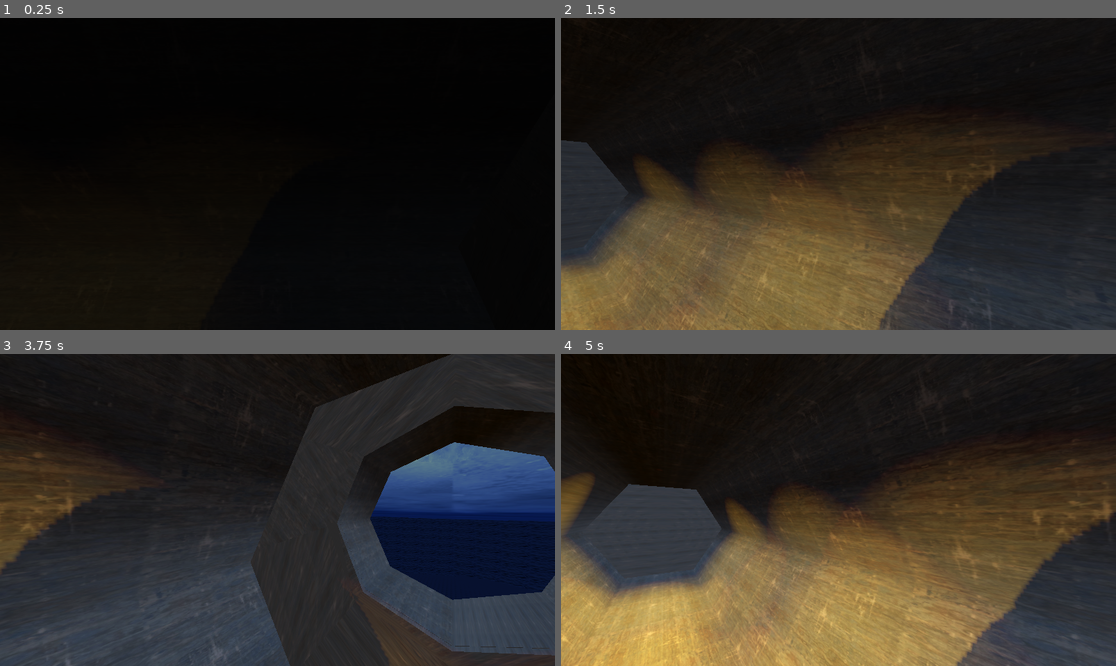
Above: before the commit, frames 1-4 (two rows, left to right).
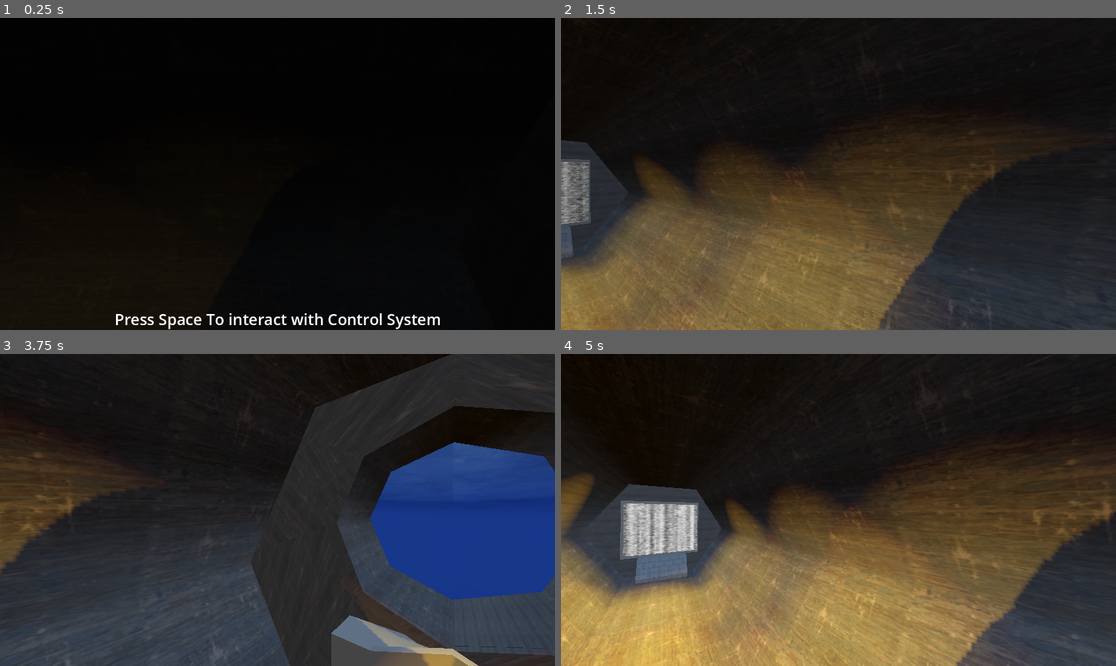
Above: after the commit, the same moments.

Repository: TheAmericanEmu/SubArtic
Game: Godot game, scene res://Data/Scences/sub.tscn
The game is run twice, just before and just after one commit, with the same random seed, the same clock (stepped at 60 frames per second) and the same inputs.
Inputs (mouse positions are in pixels of both pictures, inside the frame that each line leads up to):
- Up to frame 1 (0.25 s): no input
- Up to frame 2 (1.5 s): tap Space (use) at 0.5 s; move the mouse to (866, 174) at 0.52 s; hold Space (use) 0.53-1.28 s; hold Q (up) from 0.53 s (still down); move the mouse to (810, 174) at 1.27 s; tap W (foward) at 1.35 s
- Up to frame 3 (3.75 s): keep holding Q (up); tap Space (use) at 1.55, 3.05, 3.5 s; move the mouse to (288, 503) at 2.02 s; hold Space (use) 2.03-2.78 s; tap F (power_down) at 2.1 s; move the mouse to (271, 516) at 2.77 s; tap R (power_up) at 2.85 s; move the mouse to (316, 513) at 3.52 s; hold Space (use) from 3.53 s (still down)
- Up to frame 4 (5 s): keep holding Q (up); tap Escape (escape) at 4.15 s; move the mouse to (794, 506) at 4.27 s; release Space (use) at 4.28 s; tap Space (use) at 4.35 s

The runs differ from the first frame. In frame 1, 1.0% of the frame differs, in the area x 20-80%, y 94-100%; in frame 2, 1.3%; in frame 3, 12%, in the area x 59-100%, y 28-100%; in frame 4, 3.1%.

Commit message:
Add HUD scene and integrate UI/audio assets
Add a new HUD CanvasLayer scene and hud.gd (autoloaded) to centralize interaction text and black screen handling. Add random_sound_effects.gd and wire an AudioStreamPlayer3D into sub.tscn. Import two texture assets and create Atlas/SpriteFrames and a StandardMaterial for use in the scene. Update sub.tscn with environment/fog tweaks, animated sprite setup, new nodes for the Fake_SuB/DART parts, and reposition Real_Sub/Map node transforms. Script changes: fake_su_b.gd adds a helm reference and basic input rotation; helm_interact_point.gd and photo_spot.gd set HUD interaction text on enter/exit; task_manger.gd now references Hud.black_screen for the opening fade, tracks an opening-scene flag, and allows Esc to skip the sequence. Misc: add hud.gd.uid and random_sound_effects.gd.uid, and register the HUD autoload in project.godot.

Diff:
--- /dev/null
+++ b/Data/Scences/Hud.tscn
@@ -0,0 +1,43 @@
+[gd_scene format=3 uid="uid://si2pvqhx3lpd"]
+
+[ext_resource type="Script" uid="uid://qrhlo188qled" path="res://src/hud.gd" id="1_evixl"]
+
+[sub_resource type="StyleBoxFlat" id="StyleBoxFlat_im7rv"]
+bg_color = Color(0, 0, 0, 1)
+
+[sub_resource type="LabelSettings" id="LabelSettings_v08oc"]
+font_size = 32
+
+[node name="CanvasLayer" type="CanvasLayer" unique_id=624475563]
+script = ExtResource("1_evixl")
+
+[node name="Hud" type="Control" parent="." unique_id=198013420]
+layout_mode = 3
+anchors_preset = 15
+anchor_right = 1.0
+anchor_bottom = 1.0
+grow_horizontal = 2
+grow_vertical = 2
+
+[node name="BlackScreen" type="Panel" parent="Hud" unique_id=1958584996]
+layout_mode = 1
+anchors_preset = 15
+anchor_right = 1.0
+anchor_bottom = 1.0
+grow_horizontal = 2
+grow_vertical = 2
+theme_override_styles/panel = SubResource("StyleBoxFlat_im7rv")
+
+[node name="Interaction_Label" type="Label" parent="Hud" unique_id=546072566]
+layout_mode = 1
+anchors_preset = 7
+anchor_left = 0.5
+anchor_top = 1.0
+anchor_right = 0.5
+anchor_bottom = 1.0
+offset_left = -20.0
+offset_top = -23.0
+offset_right = 20.0
+grow_horizontal = 2
+grow_vertical = 0
+label_settings = SubResource("LabelSettings_v08oc")
--- a/Data/Scences/sub.tscn
+++ b/Data/Scences/sub.tscn
@@ -10,7 +10,10 @@
 [ext_resource type="Script" uid="uid://oar3d7retwq5" path="res://src/helm_interact_point.gd" id="5_rcmm0"]
 [ext_resource type="Script" uid="uid://dwk56ghholdp3" path="res://src/radio_speaker.gd" id="6_im7rv"]
 [ext_resource type="AudioStream" uid="uid://c5u6sshicpv1p" path="res://Data/sounds/SoundEffects/descent.wav" id="7_v08oc"]
+[ext_resource type="Script" uid="uid://bbpldt7w7s2hc" path="res://src/random_sound_effects.gd" id="8_lppb2"]
+[ext_resource type="Texture2D" uid="uid://4q1r2nhakhtv" path="res://Data/textures/MetalPlates002_1K-JPG_Color.jpg" id="8_t0hcq"]
 [ext_resource type="Script" uid="uid://byu58ips5gnwv" path="res://src/task_manger.gd" id="9_c3sht"]
+[ext_resource type="Texture2D" uid="uid://btx2nf22lm1gx" path="res://Data/textures/d3jmbjq-9d52e89c-e6eb-40ab-9517-8754ba9a3bcc-ezgif.com-gif-to-sprite-converter.png" id="9_lppb2"]
 
 [sub_resource type="ProceduralSkyMaterial" id="ProceduralSkyMaterial_715lt"]
 sky_horizon_color = Color(0.66224277, 0.6717428, 0.6867428, 1)
@@ -24,6 +27,11 @@
 sky = SubResource("Sky_7hphq")
 tonemap_mode = 2
 glow_enabled = true
+fog_light_color = Color(0.028351555, 0.49991438, 0.55002755, 1)
+fog_light_energy = 0.85
+fog_sun_scatter = 1.6
+fog_density = 0.574
+fog_height_density = 16.0
 
 [sub_resource type="PlaneMesh" id="PlaneMesh_yum48"]
 
@@ -55,6 +63,53 @@
 [sub_resource type="BoxShape3D" id="BoxShape3D_wm6fd"]
 size = Vector3(0.35864258, 1, 1)
 
+[sub_resource type="StandardMaterial3D" id="StandardMaterial3D_v26c0"]
+albedo_texture = ExtResource("8_t0hcq")
+uv1_scale = Vector3(3, 3, 3)
+
+[sub_resource type="AtlasTexture" id="AtlasTexture_v8ttn"]
+atlas = ExtResource("9_lppb2")
+region = Rect2(0, 0, 533, 300)
+
+[sub_resource type="AtlasTexture" id="AtlasTexture_ne8mk"]
+atlas = ExtResource("9_lppb2")
+region = Rect2(533, 0, 533, 300)
+
+[sub_resource type="AtlasTexture" id="AtlasTexture_82rfx"]
+atlas = ExtResource("9_lppb2")
+region = Rect2(1066, 0, 533, 300)
+
+[sub_resource type="AtlasTexture" id="AtlasTexture_xuk5s"]
+atlas = ExtResource("9_lppb2")
+region = Rect2(1599, 0, 533, 300)
+
+[sub_resource type="AtlasTexture" id="AtlasTexture_g8gd5"]
+atlas = ExtResource("9_lppb2")
+region = Rect2(2132, 0, 533, 300)
+
+[sub_resource type="SpriteFrames" id="SpriteFrames_d7cnb"]
+animations = [{
+"frames": [{
+"duration": 1.0,
+"texture": SubResource("AtlasTexture_v8ttn")
+}, {
+"duration": 1.0,
+"texture": SubResource("AtlasTexture_ne8mk")
+}, {
+"duration": 1.0,
+"texture": SubResource("AtlasTexture_82rfx")
+}, {
+"duration": 1.0,
+"texture": SubResource("AtlasTexture_xuk5s")
+}, {
+"duration": 1.0,
+"texture": SubResource("AtlasTexture_g8gd5")
+}],
+"loop": true,
+"name": &"default",
+"speed": 24.0
+}]
+
 [sub_resource type="CapsuleMesh" id="CapsuleMesh_rjpdc"]
 
 [sub_resource type="CapsuleShape3D" id="CapsuleShape3D_ylndv"]
@@ -68,6 +123,8 @@
 [sub_resource type="Environment" id="Environment_6mkbk"]
 background_mode = 1
 background_color = Color(0.24123287, 0.46388268, 1, 1)
+fog_enabled = true
+fog_light_color = Color(0.24123287, 0.46388268, 1, 1)
 
 [sub_resource type="CameraAttributesPractical" id="CameraAttributesPractical_1pqt4"]
 
@@ -76,9 +133,6 @@
 
 [sub_resource type="BoxShape3D" id="BoxShape3D_rcmm0"]
 size = Vector3(10.509766, 4.275635, 4.571289)
-
-[sub_resource type="StyleBoxFlat" id="StyleBoxFlat_im7rv"]
-bg_color = Color(0, 0, 0, 1)
 
 [node name="Sub" type="Node3D" unique_id=443815960]
 
@@ -238,6 +292,67 @@
 transform = Transform3D(0.2399182, 0, 0, 0, 0.2569266, 0, 0, 0, 0.2569266, 0.49378967, 0.5262801, 0)
 stream = ExtResource("7_v08oc")
 volume_db = -17.313
+
+[node name="RandomSoundEffects" type="AudioStreamPlayer3D" parent="PlayerSpace/Fake_SuB" unique_id=1539366900]
+transform = Transform3D(0.2399182, 0, 0, 0, 0.2569266, 0, 0, 0, 0.2569266, 0.030761719, 0.5262801, 0)
+stream = ExtResource("7_v08oc")
+volume_db = -17.313
+script = ExtResource("8_lppb2")
+
+[node name="Node3D" type="Node3D" parent="PlayerSpace/Fake_SuB" unique_id=2025585577]
+transform = Transform3D(0.99999917, 0, 0, 0, 1, 0, 0, 0, 1, -1.0200043, -0.17968425, 0)
+
+[node name="CSGBox3D" type="CSGBox3D" parent="PlayerSpace/Fake_SuB/Node3D" unique_id=279612457]
+transform = Transform3D(0.9999994, 0, 0, 0, 1, 0, 0, 0, 1, -0.027236938, 0.0075448602, 0)
+size = Vector3(0.33822924, 0.41882324, 0.3095703)
+
+[node name="CSGBox3D3" type="CSGBox3D" parent="PlayerSpace/Fake_SuB/Node3D/CSGBox3D" unique_id=1089668753]
+transform = Transform3D(0.030031886, 0.999549, 0, -0.9995479, 0.030033251, 0, 0, 0, 1, 0.12724304, 0.22143133, 0)
+operation = 2
+size = Vector3(0.2258468, 0.37420654, 0.54785156)
+
+[node name="CSGBox3D2" type="CSGBox3D" parent="PlayerSpace/Fake_SuB/Node3D/CSGBox3D/CSGBox3D3" unique_id=1842683769]
+transform = Transform3D(0.05367896, -0.9985807, 0, 0.998571, 0.053674184, 0, 0, 0, 1.0000309, 0.1092844, -0.26280212, 0)
+size = Vector3(0.4376376, 0.25231934, 0.54785156)
+
+[node name="Helm" type="CSGCylinder3D" parent="PlayerSpace/Fake_SuB/Node3D" unique_id=593325604]
+transform = Transform3D(-1.0010176e-07, 0.99999917, 0, -1.0000002, 6.1256074e-08, 0, 0, 0, 1, 0.15296936, 0.041175604, 0)
+radius = 0.12402344
+height = 0.012512207
+
+[node name="DART" type="Node3D" parent="PlayerSpace/Fake_SuB" unique_id=2002542877]
+transform = Transform3D(0.99999917, 0, 0, 0, 1, 0, 0, 0, 1, 1.5945435, -0.17968425, 0)
+
+[node name="CSGBox3D" type="CSGBox3D" parent="PlayerSpace/Fake_SuB/DART" unique_id=276620509]
+transform = Transform3D(0.9999994, 0, 0, 0, 1, 0, 0, 0, 1, -0.027236938, 0.0075448602, 0)
+size = Vector3(0.33822924, 0.41882324, 0.3095703)
+material = SubResource("StandardMaterial3D_v26c0")
+
+[node name="CSGBox3D3" type="CSGBox3D" parent="PlayerSpace/Fake_SuB/DART/CSGBox3D" unique_id=693191231]
+transform = Transform3D(0.030031886, 0.999549, 0, -0.9995479, 0.030033251, 0, 0, 0, 1, 0.12724304, 0.22143133, 0)
+operation = 2
+size = Vector3(0.2258468, 0.37420654, 0.54785156)
+material = SubResource("StandardMaterial3D_v26c0")
+
+[node name="CSGBox3D2" type="CSGBox3D" parent="PlayerSpace/Fake_SuB/DART/CSGBox3D/CSGBox3D3" unique_id=1971962224]
+transform = Transform3D(0.05367896, -0.9986019, 0, 0.998571, 0.05367521, 0, 0, 0, 1.0000598, 0.12068081, -0.23091125, 0)
+size = Vector3(0.27687266, 0.27165222, 0.54785156)
+material = SubResource("StandardMaterial3D_v26c0")
+
+[node name="CSGBox3D3" type="CSGBox3D" parent="PlayerSpace/Fake_SuB/DART/CSGBox3D/CSGBox3D3" unique_id=1511624553]
+transform = Transform3D(-0.7526465, -0.6584682, 0, 0.6584514, -0.75267273, 0, 0, 0, 1.0000668, 0.19210196, -0.36317444, 0)
+size = Vector3(0.41187382, 0.3448105, 0.54785156)
+material = SubResource("StandardMaterial3D_v26c0")
+
+[node name="MeshInstance3D" type="AnimatedSprite3D" parent="PlayerSpace/Fake_SuB/DART" unique_id=1612817826]
+transform = Transform3D(4.24455e-16, 7.0341564e-09, -0.27735686, 0.079782836, -7.034164e-09, 0, -3.4874181e-09, -0.16092281, -1.2123654e-08, 0.007675171, 0.19361292, 0)
+sprite_frames = SubResource("SpriteFrames_d7cnb")
+autoplay = "default"
+frame_progress = 0.6567566
+
+[node name="CSGBox3D" type="CSGBox3D" parent="PlayerSpace/Fake_SuB/DART/MeshInstance3D" unique_id=212959384]
+transform = Transform3D(1, 7.1054274e-15, 2.3547516e-19, 1.7763568e-15, 1.0000001, 0, -3.7057691e-22, -1.7763568e-15, 1, 0.009872541, 0.026214618, -0.053222656)
+size = Vector3(5.834015, 3.152893, 0.10449219)
 
 [node name="CharacterBody3D" type="CharacterBody3D" parent="PlayerSpace" unique_id=1902696497 node_paths=PackedStringArray("cam", "real_sub")]
 transform = Transform3D(-1, 0, 4.5695582e-08, 0, 1, 0, -4.569558e-08, 0, -1.0000001, -2.423153, 0, 0)
@@ -259,7 +374,7 @@
 current = true
 
 [node name="Real_Sub" type="CharacterBody3D" parent="." unique_id=1852088454]
-transform = Transform3D(-4.371139e-08, 0, 1, 0, 1, 0, -1, 0, -4.371139e-08, 0, 28.367144, 0)
+transform = Transform3D(-4.371139e-08, 0, 1, 0, 1, 0, -1, 0, -4.371139e-08, 0, -9.191519, 0)
 script = ExtResource("2_ylndv")
 
 [node name="MeshInstance3D" type="MeshInstance3D" parent="Real_Sub" unique_id=1565459029]
@@ -335,28 +450,10 @@
 shape = SubResource("BoxShape3D_rcmm0")
 
 [node name="Node3D" parent="." unique_id=69286103 groups=["Map"] instance=ExtResource("5_1pqt4")]
+transform = Transform3D(1, 0, 0, 0, 1, 0, 0, 0, 1, 0, -29.327824, 0)
 
 [node name="TaskManger" type="Node3D" parent="." unique_id=1818109146]
 script = ExtResource("9_c3sht")
-
-[node name="CanvasLayer" type="CanvasLayer" parent="." unique_id=1679686785]
-
-[node name="Hud" type="Control" parent="CanvasLayer" unique_id=1874492669]
-layout_mode = 3
-anchors_preset = 15
-anchor_right = 1.0
-anchor_bottom = 1.0
-grow_horizontal = 2
-grow_vertical = 2
-
-[node name="BlackScreen" type="Panel" parent="CanvasLayer/Hud" unique_id=600710348]
-layout_mode = 1
-anchors_preset = 15
-anchor_right = 1.0
-anchor_bottom = 1.0
-grow_horizontal = 2
-grow_vertical = 2
-theme_override_styles/panel = SubResource("StyleBoxFlat_im7rv")
 
 [connection signal="discovered_new_poi" from="PlayerSpace/Fake_SuB" to="TaskManger" method="_discovered_new_poi"]
 [connection signal="body_entered" from="PlayerSpace/Fake_SuB/Cam" to="PlayerSpace/Fake_SuB/Cam" method="_on_body_entered"]
--- a/project.godot
+++ b/project.godot
@@ -14,6 +14,10 @@
 run/main_scene="uid://c5pv700ic2oxv"
 config/features=PackedStringArray("4.6", "Forward Plus")
 config/icon="res://icon.svg"
+
+[autoload]
+
+Hud="*uid://si2pvqhx3lpd"
 
 [global_group]
 
--- a/src/fake_su_b.gd
+++ b/src/fake_su_b.gd
@@ -4,11 +4,17 @@
 @onready var real_sub: RealSub = $"../../Real_Sub"
 @onready var sub_comp: sub_hud = $Hud/Control
 @onready var character_body_3d: player = $"../CharacterBody3D"
+@onready var helm: CSGCylinder3D = $Node3D/Helm
 
 var is_main_window_open :=false
 
 signal discovered_new_poi(id:int)
 
+func _input(event: InputEvent) -> void:
+	if event.is_action("left"):
+		helm.rotation_degrees.x-=-1
+	if event.is_action("right"):
+		helm.rotation_degrees.x+=-1
 # Called when the node enters the scene tree for the first time.
 func _ready() -> void:
 	pass
@@ -28,8 +34,11 @@
 	sub_comp.speed=real_sub.power_settings
 	sub_comp.power_left=real_sub.power_left
 # Called every frame. 'delta' is the elapsed time since the previous frame.
+
+
 func _process(delta: float) -> void:
 	_update_computer()
+
 
 
 func _on_area_3d_request_take_pic() -> void:
--- a/src/helm_interact_point.gd
+++ b/src/helm_interact_point.gd
@@ -11,6 +11,7 @@
 func _input(event: InputEvent) -> void:
 	if event.is_action_pressed("use") and is_player_in:
 		enter_helm.emit()
+		Hud.set_ineratcion_text("")
 
 # Called every frame. 'delta' is the elapsed time since the previous frame.
 func _process(delta: float) -> void:
@@ -20,8 +21,9 @@
 func _on_body_entered(body: Node3D) -> void:
 	if body is player:
 		is_player_in=true
-
+		Hud.set_ineratcion_text("Press Space To interact with Control System")
 
 func _on_body_exited(body: Node3D) -> void:
 	if body is player:
 		is_player_in=false
+		Hud.set_ineratcion_text("")
--- /dev/null
+++ b/src/hud.gd
@@ -0,0 +1,16 @@
+class_name HUD extends CanvasLayer
+
+@onready var interaction_label: Label = $Hud/Interaction_Label
+@onready var black_screen: Panel = $Hud/BlackScreen
+
+func set_ineratcion_text(text:String):
+	interaction_label.text=text
+
+# Called when the node enters the scene tree for the first time.
+func _ready() -> void:
+	pass # Replace with function body.
+
+
+# Called every frame. 'delta' is the elapsed time since the previous frame.
+func _process(delta: float) -> void:
+	pass
--- a/src/photo_spot.gd
+++ b/src/photo_spot.gd
@@ -20,8 +20,9 @@
 func _on_body_entered(body: Node3D) -> void:
 	if body is player:
 		is_player_in=true
-
+		Hud.set_ineratcion_text("Press Space To interact with DART System")
 
 func _on_body_exited(body: Node3D) -> void:
 	if body is player:
 		is_player_in=false
+		Hud.set_ineratcion_text("")
--- /dev/null
+++ b/src/random_sound_effects.gd
@@ -0,0 +1,16 @@
+extends AudioStreamPlayer3D
+
+@onready var fake_su_b: fake_sub = $".."
+
+# Called when the node enters the scene tree for the first time.
+func _ready() -> void:
+	pass
+func play_ship_random_sound():
+	print("Play Sound")
+
+# Called every frame. 'delta' is the elapsed time since the previous frame.
+func _process(delta: float) -> void:
+	if int(fake_su_b.real_sub.depth)%100==0:
+		play_ship_random_sound()
+	elif randi_range(0,100000000)==1:
+		play_ship_random_sound()
--- a/src/task_manger.gd
+++ b/src/task_manger.gd
@@ -12,21 +12,27 @@
 
 var side_poi_recored:=0
 var total_side_poi:=0
-
+var is_opening_scence:=false
 # Called when the node enters the scene tree for the first time.
 
 func _end_seq():
 	lift_noise.stop()
 	fake_su_b._toogle_main_window()
 	real_sub.allow_movement=true
+	is_opening_scence=false
 
 func _start_seq():
+	is_opening_scence=true
 	var unfade_black :=  get_tree().create_tween()
 	lift_noise.play()
-	unfade_black.tween_property(black_screen,"modulate",Color(0,0,0,0),2)
+	unfade_black.tween_property(Hud.black_screen,"modulate",Color(0,0,0,0),2)
 	radio_speaker_obj.play_audio_seq([load("res://Data/sounds/voicelines/open_line_1.wav"),load("res://Data/sounds/voicelines/opening_line_2.wav"),load("res://Data/sounds/voicelines/Opening_line_3.wav"),load("res://Data/sounds/voicelines/opening_line 4.wav")],self._end_seq)
 
-
+func _input(event: InputEvent) -> void:
+	if event.is_action_pressed("escape") and is_opening_scence:
+		_end_seq()
+		if radio_speaker_obj.playing:
+			radio_speaker_obj.stop()
 
 func _ready() -> void:
 	randomize()
Binary file added: Data/textures/MetalPlates002_1K-JPG_Color.jpg
Not shown, added: Data/textures/MetalPlates002_1K-JPG_Color.jpg.import
Binary file added: Data/textures/d3jmbjq-9d52e89c-e6eb-40ab-9517-8754ba9a3bcc-ezgif.com-gif-to-sprite-converter.png
Not shown, added: Data/textures/d3jmbjq-9d52e89c-e6eb-40ab-9517-8754ba9a3bcc-ezgif.com-gif-to-sprite-converter.png.import
Not shown, added: src/hud.gd.uid
Not shown, added: src/random_sound_effects.gd.uid
